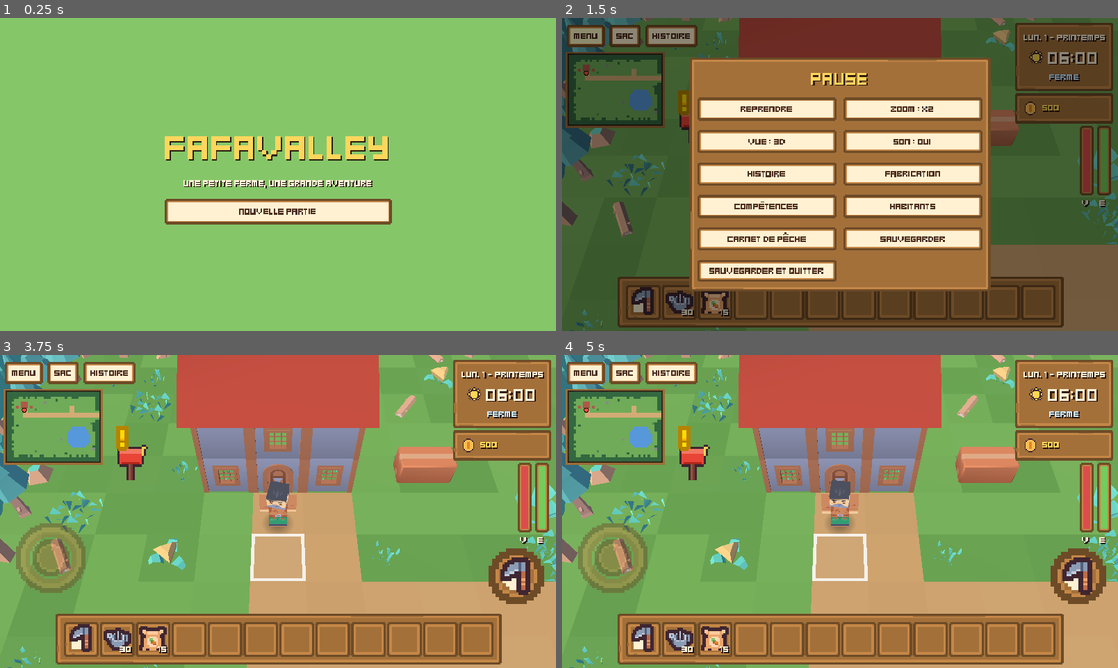
Above: before the commit, frames 1-4 (two rows, left to right).
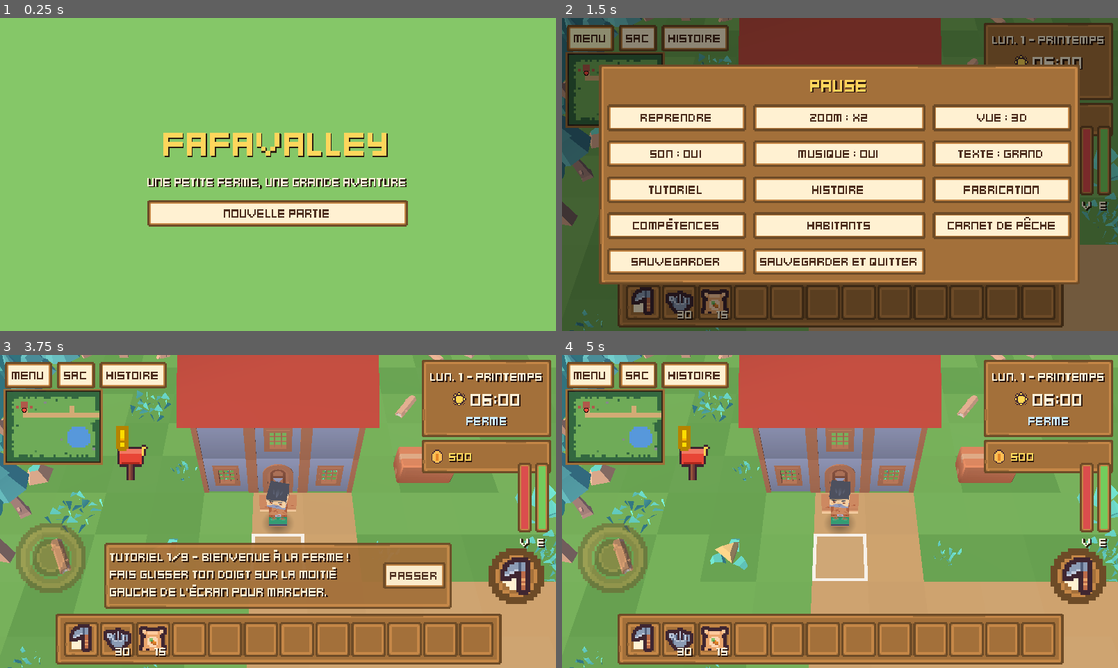
Above: after the commit, the same moments.

Repository: fabiencortes4-boop/Fafavalley
Game: Godot game, scene res://scenes/main.tscn
Two runs of this game, one before a commit and one after it. Both use one fixed random seed, a clock stepped at 60 frames per second and the inputs below.
Inputs (mouse positions are in pixels of both pictures, inside the frame that each line leads up to):
- Up to frame 1 (0.25 s): no input
- Up to frame 2 (1.5 s): click "Nouvelle partie" at 0.5 s; click "Menu" at 1.25 s
- Up to frame 3 (3.75 s): click "Sac" at 2 s; click "Histoire" at 2.75 s; click "Reprendre" at 3.5 s
- Up to frame 4 (5 s): click (979, 577) at 4.25 s, where only the run after the commit has a clickable "Passer"

The runs differ from the first frame. In frame 1, 4.7% of the frame differs, in the area x 26-74%, y 36-67%; in frame 2, 55%, in the area x 0-100%, y 1-97%; in frame 3, 20%; in frame 4, 7.0%.

Commit message:
Musique d'ambiance, tutoriel guidé et texte plus grand
- 6 musiques originales (ferme, village, mine, intérieurs, fête, nuit)
  composées et synthétisées par tools/build_music.py ; fondu enchaîné
  selon le lieu, l'heure et les fêtes ; réglage Musique oui/non
- Tutoriel en 9 étapes qui avancent dès que l'action est faite,
  bandeau au-dessus de la barre, Passer, relançable depuis le menu
- Texte plus grand par défaut (11 au lieu de 8), réglable : normal,
  grand, très grand ; menu pause sur 3 colonnes
- Nouveau test tutorial_test

Co-Authored-By: Claude Opus 5.5 <noreply@anthropic.com>
Claude-Session: https://claude.ai/code/session_01WYPWAjjzuen93YjVJ7Z2P7

Diff:
--- a/project.godot
+++ b/project.godot
@@ -39,6 +39,8 @@
 Shops="*res://scripts/autoload/shops.gd"
 Story="*res://scripts/autoload/story.gd"
 Events="*res://scripts/autoload/events.gd"
+Music="*res://scripts/autoload/music.gd"
+Tutorial="*res://scripts/autoload/tutorial.gd"
 SaveManager="*res://scripts/autoload/save_manager.gd"
 GameFlow="*res://scripts/autoload/game_flow.gd"
 
--- a/scripts/autoload/game_flow.gd
+++ b/scripts/autoload/game_flow.gd
@@ -26,6 +26,7 @@
 	Animals.reset()
 	Story.reset()
 	Events.reset()
+	Tutorial.start()
 	for entry: Array in STARTING_ITEMS:
 		Inventory.add_item(entry[0], entry[1])
 	Inventory.add_gold(STARTING_GOLD)
--- /dev/null
+++ b/scripts/autoload/music.gd
@@ -0,0 +1,87 @@
+extends Node
+## Musique d'ambiance (assets/music/, créations originales) : un morceau par
+## lieu, la nuit au calme, la fête au village ; fondu enchaîné entre deux.
+
+const VOLUME_DB := -10.0
+const FADE := 1.5
+
+var _players: Array[AudioStreamPlayer] = []
+var _active: int = 0
+var _track: String = ""
+var _streams: Dictionary = {}
+var _map_id: String = ""
+
+
+func _ready() -> void:
+	for i in 2:
+		var p := AudioStreamPlayer.new()
+		p.volume_db = -80.0
+		add_child(p)
+		_players.append(p)
+	Settings.changed.connect(_refresh)
+	TimeManager.time_changed.connect(func(_h: int, _m: int) -> void: _refresh())
+
+
+## Le lieu a changé (appelé à chaque chargement de carte).
+func set_place(map_id: String) -> void:
+	_map_id = map_id
+	_refresh()
+
+
+## Morceau qui convient au lieu, à l'heure et aux événements.
+func track_for(map_id: String) -> String:
+	var hour := TimeManager.minutes / 60
+	if map_id.begins_with("mine:"):
+		return "mine"
+	if map_id == "home" or map_id.begins_with("in:"):
+		return "home"
+	if map_id == "village" and Events.gathering_now():
+		return "festival"
+	if hour >= 20 or hour < 5:
+		return "night"
+	return "village" if map_id == "village" else "farm"
+
+
+func _refresh() -> void:
+	if _map_id == "":
+		return
+	play(track_for(_map_id) if Settings.music else "")
+
+
+func play(track: String) -> void:
+	if track == _track:
+		return
+	_track = track
+	var old := _players[_active]
+	_fade(old, -80.0, true)
+	if track == "":
+		return
+	_active = 1 - _active
+	var p := _players[_active]
+	p.stream = _stream(track)
+	if p.stream == null:
+		return
+	p.volume_db = -40.0
+	p.play()
+	_fade(p, VOLUME_DB, false)
+
+
+func current() -> String:
+	return _track
+
+
+func _fade(p: AudioStreamPlayer, to_db: float, stop_after: bool) -> void:
+	var tw := create_tween()
+	tw.tween_property(p, "volume_db", to_db, FADE)
+	if stop_after:
+		tw.tween_callback(p.stop)
+
+
+func _stream(track: String) -> AudioStream:
+	if not _streams.has(track):
+		var path := "res://assets/music/%s.ogg" % track
+		var s: AudioStream = load(path) if ResourceLoader.exists(path) else null
+		if s is AudioStreamOggVorbis:
+			(s as AudioStreamOggVorbis).loop = true
+		_streams[track] = s
+	return _streams[track]
--- a/scripts/autoload/save_manager.gd
+++ b/scripts/autoload/save_manager.gd
@@ -31,6 +31,7 @@
 		"animals": Animals.to_dict(),
 		"story": Story.to_dict(),
 		"events": Events.to_dict(),
+		"tutorial": Tutorial.to_dict(),
 	}
 	var file := FileAccess.open(SAVE_PATH, FileAccess.WRITE)
 	if file == null:
@@ -61,6 +62,7 @@
 	Animals.from_dict(data.get("animals", {}))
 	Story.from_dict(data.get("story", {}))
 	Events.from_dict(data.get("events", {}))
+	Tutorial.from_dict(data.get("tutorial", {}))
 	return true
 
 
--- a/scripts/autoload/settings.gd
+++ b/scripts/autoload/settings.gd
@@ -12,6 +12,11 @@
 var zoom: float = DEFAULT_ZOOM
 var sound: bool = true
 var view_3d: bool = true
+var music: bool = true
+## Taille du texte : index dans TEXT_SIZES (Normal, Grand, Très grand)
+const TEXT_SIZES := [9, 11, 13]
+const TEXT_NAMES := ["normal", "grand", "très grand"]
+var text_size: int = 1
 
 
 func _ready() -> void:
@@ -21,6 +26,8 @@
 		zoom = float(cfg.get_value("affichage", "zoom_v2", DEFAULT_ZOOM))
 		sound = bool(cfg.get_value("son", "actif", true))
 		view_3d = bool(cfg.get_value("affichage", "vue_3d", true))
+		music = bool(cfg.get_value("son", "musique", true))
+		text_size = clampi(int(cfg.get_value("affichage", "texte", 1)), 0, TEXT_SIZES.size() - 1)
 	if not zoom in ZOOM_LEVELS:
 		zoom = DEFAULT_ZOOM
 
@@ -44,9 +51,27 @@
 	changed.emit()
 
 
+func toggle_music() -> void:
+	music = not music
+	_save()
+	changed.emit()
+
+
+func cycle_text_size() -> void:
+	text_size = (text_size + 1) % TEXT_SIZES.size()
+	_save()
+	changed.emit()
+
+
+func font_size() -> int:
+	return TEXT_SIZES[text_size]
+
+
 func _save() -> void:
 	var cfg := ConfigFile.new()
 	cfg.set_value("affichage", "zoom_v2", zoom)
 	cfg.set_value("son", "actif", sound)
 	cfg.set_value("affichage", "vue_3d", view_3d)
+	cfg.set_value("son", "musique", music)
+	cfg.set_value("affichage", "texte", text_size)
 	cfg.save(PATH)
--- /dev/null
+++ b/scripts/autoload/tutorial.gd
@@ -0,0 +1,125 @@
+extends Node
+## Tutoriel guidé des premières minutes : une consigne à la fois dans un
+## bandeau ; l'étape passe toute seule dès que le joueur a fait l'action
+## (ou si c'est déjà fait). On peut le passer, et le relancer depuis le menu.
+
+signal changed
+
+const STEPS := [
+	["move", "Bienvenue à la ferme ! Fais glisser ton doigt sur la moitié gauche de l'écran pour marcher."],
+	["mail", "Une lettre t'attend ! Va jusqu'à la boîte aux lettres (le « ! » près de la maison) et touche-la."],
+	["till", "Choisis la houe (1re case en bas), puis touche une case d'herbe juste à côté de toi pour labourer."],
+	["seed", "Choisis les graines de carotte (3e case) et touche la terre labourée pour semer."],
+	["water", "Prends l'arrosoir (2e case) et arrose ta graine : elle pousse chaque jour où elle est arrosée."],
+	["story", "Touche le bouton « Histoire » en haut à gauche : il t'indique ta mission."],
+	["village", "Va au village : suis le chemin vers l'est, tout à droite de la ferme."],
+	["talk", "Touche un habitant pour lui parler. Offre-lui un légume pour gagner son amitié !"],
+	["sleep", "Le soir, rentre chez toi et touche ton lit pour dormir. La journée est alors sauvegardée."],
+]
+
+var step: int = -1  # étape en cours, -1 = tutoriel inactif
+var world: WorldMap  # carte affichée (pour suivre le joueur)
+var _events: Dictionary = {}
+var _start_cell := Vector2i(-99, -99)
+var _start_day: int = 1
+var _timer: float = 0.0
+
+
+func active() -> bool:
+	return step >= 0
+
+
+func start() -> void:
+	step = 0
+	_events.clear()
+	_start_cell = Vector2i(-99, -99)
+	_start_day = TimeManager.day
+	changed.emit()
+
+
+func restart() -> void:
+	start()
+
+
+func skip() -> void:
+	step = -1
+	changed.emit()
+
+
+## Une action que l'on ne peut pas lire dans l'état du jeu (ouvrir le journal...).
+func notify(event: String) -> void:
+	_events[event] = true
+
+
+func text() -> String:
+	return "" if step < 0 else str(STEPS[step][1])
+
+
+func _done(id: String) -> bool:
+	match id:
+		"move":
+			if world == null or not is_instance_valid(world) or world.player == null:
+				return false
+			var cell := world.player_cell()
+			if _start_cell == Vector2i(-99, -99):
+				_start_cell = cell
+			return absi(cell.x - _start_cell.x) + absi(cell.y - _start_cell.y) >= 3
+		"mail":
+			return Mail.received.has("welcome") and not Mail.pending.has("welcome")
+		"till":
+			return not FarmState.tiles.is_empty()
+		"seed":
+			for c: Vector2i in FarmState.tiles:
+				if FarmState.get_crop(c) != "":
+					return true
+			return false
+		"water":
+			for c: Vector2i in FarmState.tiles:
+				if FarmState.get_crop(c) != "" and FarmState.is_watered(c):
+					return true
+			return false
+		"story":
+			return _events.has("story")
+		"village":
+			return PlayerState.map == "village" or PlayerState.map.begins_with("in:")
+		"talk":
+			return not Relations.met.is_empty()
+		"sleep":
+			return TimeManager.day != _start_day
+	return true
+
+
+func _process(delta: float) -> void:
+	if step < 0:
+		return
+	_timer -= delta
+	if _timer > 0.0:
+		return
+	_timer = 0.4
+	var advanced := false
+	while step >= 0 and step < STEPS.size() and _done(str(STEPS[step][0])):
+		step += 1
+		advanced = true
+	if not advanced:
+		return
+	if step >= STEPS.size():
+		step = -1
+		Sfx.play("levelup")
+		EventBus.toast("Tutoriel terminé ! Bonne vie à Valfleur.")
+	else:
+		Sfx.play("select")
+	changed.emit()
+
+
+func to_dict() -> Dictionary:
+	return {"step": step, "start_day": _start_day, "events": _events.keys()}
+
+
+func from_dict(data: Dictionary) -> void:
+	# Ancienne sauvegarde sans tutoriel : on ne l'impose pas
+	step = int(data.get("step", -1))
+	_start_day = int(data.get("start_day", TimeManager.day))
+	_events.clear()
+	for e: Variant in data.get("events", []):
+		_events[str(e)] = true
+	changed.emit()
--- a/scripts/main.gd
+++ b/scripts/main.gd
@@ -118,6 +118,8 @@
 	move_child(_world, 0)
 	_hud.set_location(_world.display_name())
 	_hud.set_world(_world)
+	Music.set_place(map_id)
+	Tutorial.world = _world
 	_apply_view()
 
 
--- a/scripts/ui/hud.gd
+++ b/scripts/ui/hud.gd
@@ -23,6 +23,8 @@
 var _menu_button: Button
 var _bag_button: Button
 var _story_button: Button
+var _tutorial_panel: PanelContainer
+var _tutorial_label: Label
 var _closing_silently: bool = false
 var _title_box: VBoxContainer
 var _zone_label: Label
@@ -54,6 +56,10 @@
 	process_mode = Node.PROCESS_MODE_ALWAYS
 	_root = Control.new()
 	_root.theme = UiTheme.build()
+	Settings.changed.connect(func() -> void:
+		# Taille du texte réglable (Menu -> Texte)
+		_root.theme.default_font_size = Settings.font_size()
+		_layout.call_deferred())
 	_root.mouse_filter = Control.MOUSE_FILTER_IGNORE
 	_root.set_anchors_preset(Control.PRESET_FULL_RECT)
 	add_child(_root)
@@ -102,6 +108,7 @@
 	EventBus.zone_entered.connect(_on_zone_entered)
 	EventBus.story_advanced.connect(_on_story_advanced)
 	EventBus.booth_requested.connect(open_booth)
+	_build_tutorial()
 	TimeManager.day_started.connect(func(_d: int, _s: int, _y: int) -> void:
 		var fest := Events.festival_today()
 		if not fest.is_empty():
@@ -299,6 +306,12 @@
 	_gold_panel.size = Vector2(_top_panel.size.x, gold.y)
 	_gold_panel.position = Vector2(_top_panel.position.x, _top_panel.position.y + _top_panel.size.y + 2)
 
+	if _tutorial_panel != null:
+		_tutorial_panel.size = Vector2(minf(300, vp.x - 140), 0)
+		_tutorial_panel.reset_size()
+		var tsize := _tutorial_panel.get_combined_minimum_size()
+		_tutorial_panel.size = Vector2(minf(300, vp.x - 140), tsize.y)
+		_tutorial_panel.position = Vector2((vp.x - _tutorial_panel.size.x) / 2.0, _hotbar.position.y - _tutorial_panel.size.y - 4)
 	_toast.position = Vector2(0, 44)
 	_toast.size = Vector2(vp.x, 16)
 	if _modal != null:
@@ -415,7 +428,7 @@
 	# Le toucher qui vient de fermer une fenêtre ne doit pas agir sur le monde.
 	if _modal != null or Time.get_ticks_msec() - _modal_closed_at < 300:
 		return true
-	for c: Control in [_top_panel, _gold_panel, _menu_button, _bag_button, _story_button, _hotbar, _joystick, _energy_bar, _health_bar, _minimap]:
+	for c: Control in [_top_panel, _gold_panel, _menu_button, _bag_button, _story_button, _tutorial_panel, _hotbar, _joystick, _energy_bar, _health_bar, _minimap]:
 		if c.get_global_rect().has_point(point):
 			return true
 	return Rect2(_action_button.position, Vector2(ACTION_SIZE, ACTION_SIZE)).has_point(point)
@@ -497,7 +510,7 @@
 	var outer := _open_modal("Pause")
 	# Deux colonnes : tout tient sur l'écran d'un téléphone en paysage
 	var box := GridContainer.new()
-	box.columns = 2
+	box.columns = 3
 	box.add_theme_constant_override("h_separation", 6)
 	box.add_theme_constant_override("v_separation", 4)
 	outer.add_child(box)
@@ -511,6 +524,15 @@
 	_add_button(box, "Son : %s" % ("oui" if Settings.sound else "non"), func() -> void:
 		Settings.toggle_sound()
 		open_pause_menu())
+	_add_button(box, "Musique : %s" % ("oui" if Settings.music else "non"), func() -> void:
+		Settings.toggle_music()
+		open_pause_menu())
+	_add_button(box, "Texte : %s" % Settings.TEXT_NAMES[Settings.text_size], func() -> void:
+		Settings.cycle_text_size()
+		open_pause_menu())
+	_add_button(box, "Tutoriel", func() -> void:
+		Tutorial.restart()
+		close_modal())
 	_add_button(box, "Histoire", open_story)
 	_add_button(box, "Fabrication", open_crafting.bind("craft"))
 	_add_button(box, "Compétences", open_skills)
@@ -1378,6 +1400,47 @@
 		_add_button(box, "Fermer", close_modal)
 
 
+# ------------------------------------------------------------ tutoriel
+func _build_tutorial() -> void:
+	_tutorial_panel = PanelContainer.new()
+	_tutorial_panel.add_theme_stylebox_override("panel", UiTheme.box("ui_panel", 5, 5))
+	_tutorial_panel.modulate.a = 0.95
+	_root.add_child(_tutorial_panel)
+	var row := HBoxContainer.new()
+	row.add_theme_constant_override("separation", 6)
+	_tutorial_panel.add_child(row)
+	_tutorial_label = Label.new()
+	_tutorial_label.autowrap_mode = TextServer.AUTOWRAP_WORD_SMART
+	_tutorial_label.size_flags_horizontal = Control.SIZE_EXPAND_FILL
+	_tutorial_label.custom_minimum_size = Vector2(180, 0)
+	row.add_child(_tutorial_label)
+	var skip := Button.new()
+	skip.text = "Passer"
+	skip.size_flags_vertical = Control.SIZE_SHRINK_CENTER
+	skip.pressed.connect(Tutorial.skip)
+	row.add_child(skip)
+	Tutorial.changed.connect(_refresh_tutorial)
+	_refresh_tutorial()
+
+
+func _process(_delta: float) -> void:
+	# Le bandeau du tutoriel s'efface derrière les fenêtres et dialogues
+	if _tutorial_panel != null:
+		_tutorial_panel.visible = Tutorial.active() and _modal == null
+
+
+func _refresh_tutorial() -> void:
+	_tutorial_panel.visible = Tutorial.active()
+	if not Tutorial.active():
+		return
+	_tutorial_label.text = "Tutoriel %d/%d - %s" % [Tutorial.step + 1, Tutorial.STEPS.size(), Tutorial.text()]
+	# Petite animation pour attirer l'œil sur la nouvelle consigne
+	_tutorial_panel.scale = Vector2(1.06, 1.06)
+	_tutorial_panel.pivot_offset = _tutorial_panel.size / 2.0
+	create_tween().tween_property(_tutorial_panel, "scale", Vector2.ONE, 0.25)
+	_layout.call_deferred()
+
+
 # ------------------------------------------------------------ fêtes du village
 func open_booth() -> void:
 	var activity := Events.booth_activity()
@@ -1428,6 +1491,7 @@
 
 # ------------------------------------------------------------ histoire
 func open_story() -> void:
+	Tutorial.notify("story")
 	var box := _open_modal("Histoire de Valfleur")
 	var scroll := ScrollContainer.new()
 	scroll.custom_minimum_size = Vector2(340, 165)
--- a/scripts/ui/ui_theme.gd
+++ b/scripts/ui/ui_theme.gd
@@ -33,7 +33,7 @@
 static func build() -> Theme:
 	var t := Theme.new()
 	t.default_font = font()
-	t.default_font_size = FONT_SIZE
+	t.default_font_size = Settings.font_size()
 	var panel := box("ui_panel", 5, 7)
 	t.set_stylebox("panel", "PanelContainer", panel)
 	t.set_stylebox("panel", "Panel", panel)
--- a/tests/screenshot.gd
+++ b/tests/screenshot.gd
@@ -80,6 +80,12 @@
 				m.player.position = m.cell_center(Vector2i(int(xy[0]), int(xy[1])))
 			if a.begins_with("--shopid="):
 				main.get("_hud").open_shop(a.trim_prefix("--shopid="))
+		if "--pause" in args:
+			main.get("_hud").open_pause_menu()
+		for a in args:
+			if a.begins_with("--text="):
+				Settings.text_size = int(a.trim_prefix("--text="))
+				Settings.changed.emit()
 		if "--journal" in args:
 			main.get("_hud").open_story()
 		if "--recipes" in args:
--- /dev/null
+++ b/tests/tutorial_test.gd
@@ -0,0 +1,98 @@
+extends Node
+## Test automatique du tutoriel guidé, de la musique d'ambiance et de la
+## taille du texte.
+##   godot --headless res://tests/tutorial_test.tscn
+
+var _failures := 0
+var _main: Node
+
+
+func _ready() -> void:
+	_main = load("res://scenes/main.tscn").instantiate()
+	add_child(_main)
+	await get_tree().process_frame
+	_main.call("_start", false)
+	await get_tree().process_frame
+	var hud: Hud = _main.get("_hud")
+	var farm: Farm = _main.call("current_map")
+	# ---- Tutoriel
+	_check(Tutorial.step == 0, "une nouvelle partie commence par le tutoriel")
+	_check(hud.get("_tutorial_panel").visible, "la consigne s'affiche dans un bandeau")
+	await _wait()
+	farm.player.position += Vector2(4 * 16, 0)
+	await _wait()
+	_check(Tutorial.step == 1, "marcher valide la 1re étape")
+	Mail.check()
+	while Mail.has_mail():
+		Mail.open_next()
+	await _wait()
+	_check(Tutorial.step == 2, "lire la lettre valide l'étape du courrier")
+	var cell := Vector2i(12, 14)
+	FarmState.till(cell)
+	await _wait()
+	_check(Tutorial.step == 3, "labourer valide l'étape de la houe")
+	FarmState.plant(cell, "carrot")
+	FarmState.water(cell)
+	await _wait()
+	_check(Tutorial.step == 5, "semer puis arroser valident deux étapes d'un coup")
+	hud.open_story()
+	hud.close_modal()
+	await _wait()
+	_check(Tutorial.step == 6, "ouvrir le journal de l'histoire")
+	# ---- Musique selon le lieu
+	_check(Music.current() == "farm", "musique de la ferme (%s)" % Music.current())
+	EventBus.map_change_requested.emit("village", Vector2i(2, 19))
+	await _frames(3)
+	await _wait()
+	_check(Tutorial.step == 7, "arriver au village")
+	_check(Music.current() == "village", "musique du village")
+	Relations.talk("rosalie")
+	await _wait()
+	_check(Tutorial.step == 8, "parler à un habitant")
+	GameFlow.end_day(false)
+	hud.close_modal()
+	await _wait()
+	_check(not Tutorial.active() and not hud.get("_tutorial_panel").visible, "dormir termine le tutoriel")
+	await _frames(3)
+	_check(Music.current() == "home", "musique de la maison au réveil")
+	EventBus.map_change_requested.emit("mine:1", Vector2i.ZERO)
+	await _frames(3)
+	_check(Music.current() == "mine", "musique de la mine")
+	TimeManager.minutes = 21 * 60
+	EventBus.map_change_requested.emit("farm", Vector2i(10, 12))
+	await _frames(3)
+	_check(Music.current() == "night", "musique de nuit le soir")
+	Settings.music = true
+	Settings.toggle_music()
+	_check(Music.current() == "", "on peut couper la musique")
+	Settings.toggle_music()
+	_check(Music.current() == "night", "et la remettre")
+	# ---- Tutoriel relançable, passable
+	Tutorial.restart()
+	_check(Tutorial.step == 0, "le tutoriel peut être relancé depuis le menu")
+	Tutorial.skip()
+	_check(not Tutorial.active(), "et passé")
+	# ---- Taille du texte
+	var before := Settings.font_size()
+	Settings.cycle_text_size()
+	_check(Settings.font_size() != before and hud.get("_root").theme.default_font_size == Settings.font_size(), "la taille du texte change à la volée")
+	while Settings.text_size != 1:
+		Settings.cycle_text_size()
+	_check(Settings.font_size() > UiTheme.FONT_SIZE, "texte plus grand par défaut (%d au lieu de %d)" % [Settings.font_size(), UiTheme.FONT_SIZE])
+	print("RÉSULTAT : ", "OK" if _failures == 0 else "%d échec(s)" % _failures)
+	get_tree().quit(_failures)
+
+
+func _wait() -> void:
+	await get_tree().create_timer(0.5).timeout
+
+
+func _frames(n: int) -> void:
+	for i in n:
+		await get_tree().process_frame
+
+
+func _check(condition: bool, label: String) -> void:
+	print(("  ok   " if condition else "  ÉCHEC ") + label)
+	if not condition:
+		_failures += 1
--- /dev/null
+++ b/tests/tutorial_test.tscn
@@ -0,0 +1,6 @@
+[gd_scene load_steps=2 format=3]
+
+[ext_resource type="Script" path="res://tests/tutorial_test.gd" id="1"]
+
+[node name="TutorialTest" type="Node"]
+script = ExtResource("1")
Not shown, added: assets/music/farm.ogg.import
Not shown, added: assets/music/festival.ogg.import
Not shown, added: assets/music/home.ogg.import
Not shown, added: assets/music/mine.ogg.import
Not shown, added: assets/music/night.ogg.import
Not shown, added: assets/music/village.ogg.import
Not shown, changed: assets/LICENSE.md
Not shown, added: assets/music/farm.ogg
Not shown, added: assets/music/festival.ogg
Not shown, added: assets/music/home.ogg
Not shown, added: assets/music/mine.ogg
Not shown, added: assets/music/night.ogg
(and 1 more such lines)
